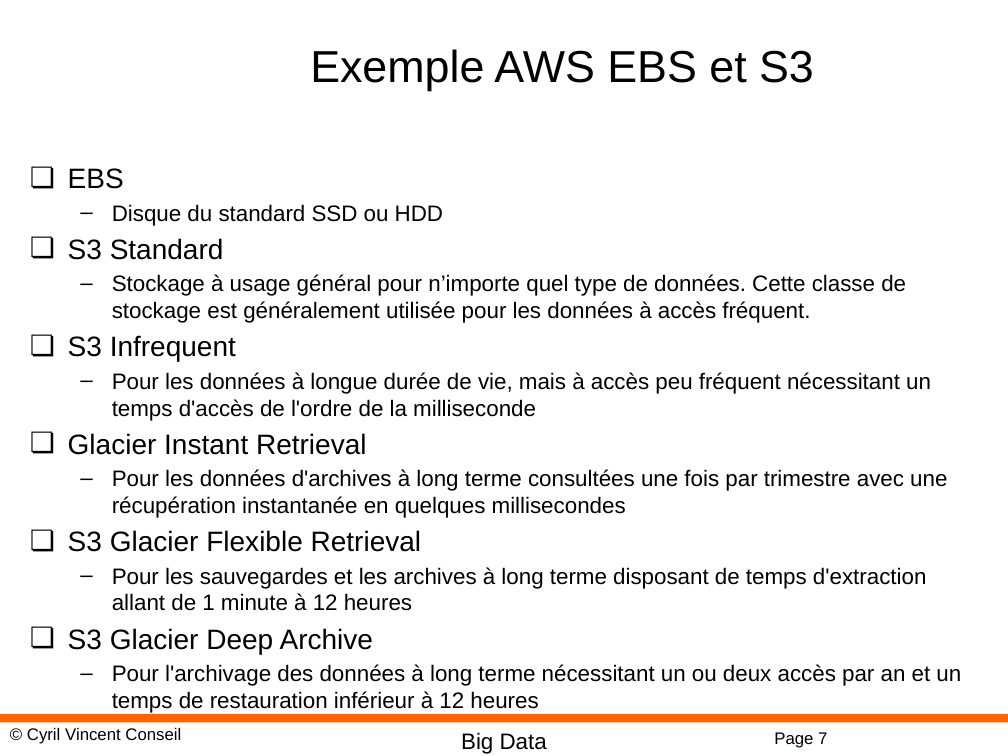
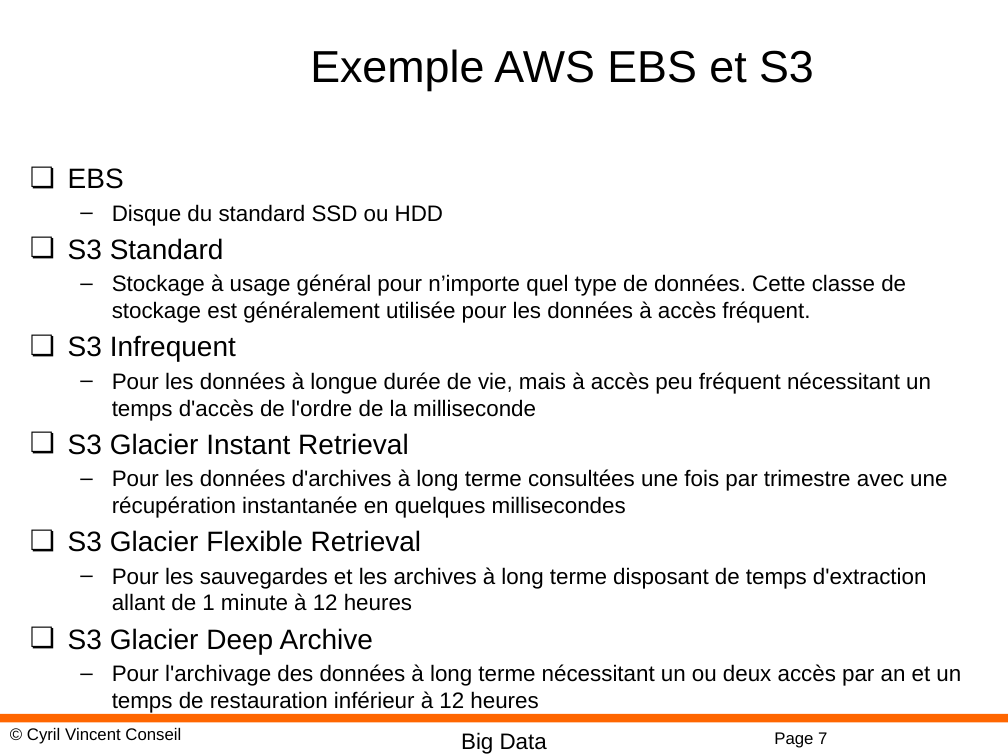
Before and after one commit to cyrilvincent/bigdata, a slide deck: slide 7 of ppt/BigData07-S3.pptx. Drawn at 1008x756 pixels with LibreOffice and Linux fonts; fonts in the diff are those of the drawing; background and template pictures are left out. Boxes give left, top, right and bottom in pixels: in the first picture for what was removed or moved away, otherwise in the second. Text is boxed around its words. In the diff, an @@ line names an element or a change of style, - is before the commit and + after.

```diff
--- a/ppt/BigData07-S3.pptx
+++ b/ppt/BigData07-S3.pptx
@@ text at [68,433,409,455]: text changed @@
-❏ Glacier Instant Retrieval
+❏ S3 Glacier Instant Retrieval
```
Also in this commit, not shown: 11 other files.
